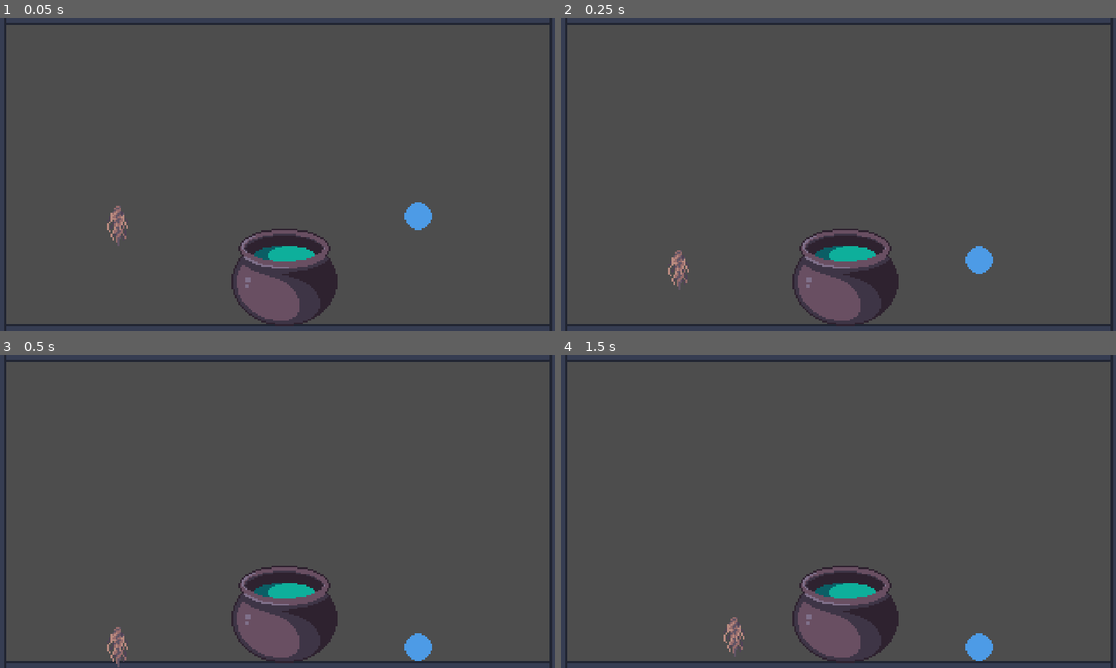
Above: before the commit, frames 1-4 (two rows, left to right).
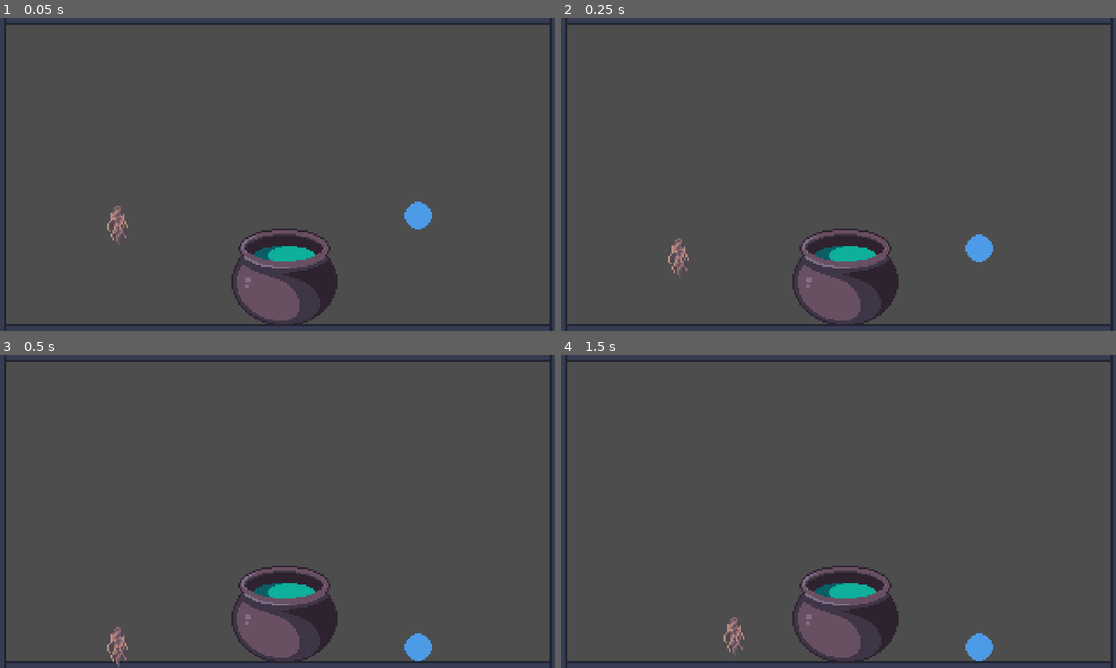
Above: after the commit, the same moments.

Repository: HuskyGameDev/2024s-team3
Game: Godot game, scene res://Levels/Main.tscn
Two runs of this game, one before a commit and one after it. Both use one fixed random seed, a clock stepped at 60 frames per second and the inputs below. The engine's default icon, where the game draws it, is replaced by a stand-in: a white triangle on a blue panel in a dark square.
Inputs (mouse positions are in pixels of both pictures, inside the frame that each line leads up to):
- Up to frame 1 (0.05 s): no input
- Up to frame 2 (0.25 s): no input
- Up to frame 3 (0.5 s): no input
- Up to frame 4 (1.5 s): drag from (844, 611) to (894, 442) at 0.52 s; tap Enter at 1.25 s; drag from (683, 646) to (844, 611) at 1.27 s

The runs differ from the first frame. In frame 1, less than 0.1% of the frame differs, in the area x 19-78%, y 58-72%; in frame 2, 0.6%, in the area x 19-78%, y 69-86%; in frame 3, nothing differs; in frame 4, nothing differs.

Commit message:
use project wide gravity scale instead of setting it by object

Diff:
--- a/Objects/DraggableObject.tscn
+++ b/Objects/DraggableObject.tscn
@@ -11,7 +11,6 @@
 [node name="DraggableObject" type="RigidBody2D" groups=["pickable"]]
 input_pickable = true
 physics_material_override = SubResource("PhysicsMaterial_xvb2h")
-gravity_scale = 5.513
 script = ExtResource("1_y7la7")
 
 [node name="DraggableSprite" type="Sprite2D" parent="."]
--- a/project.godot
+++ b/project.godot
@@ -29,6 +29,10 @@
 ]
 }
 
+[physics]
+
+2d/default_gravity=4000.0
+
 [rendering]
 
 textures/canvas_textures/default_texture_filter=0
